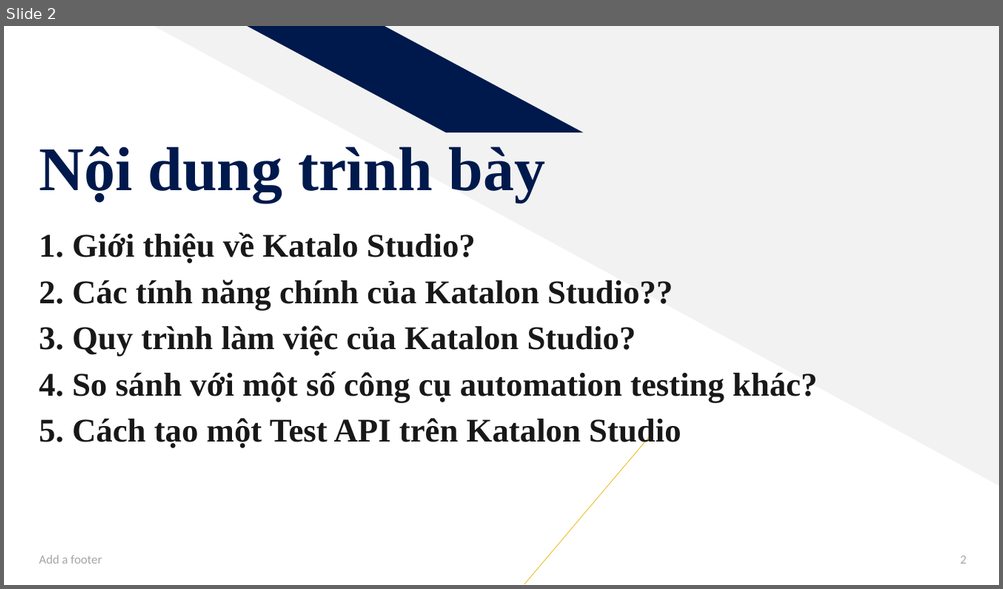
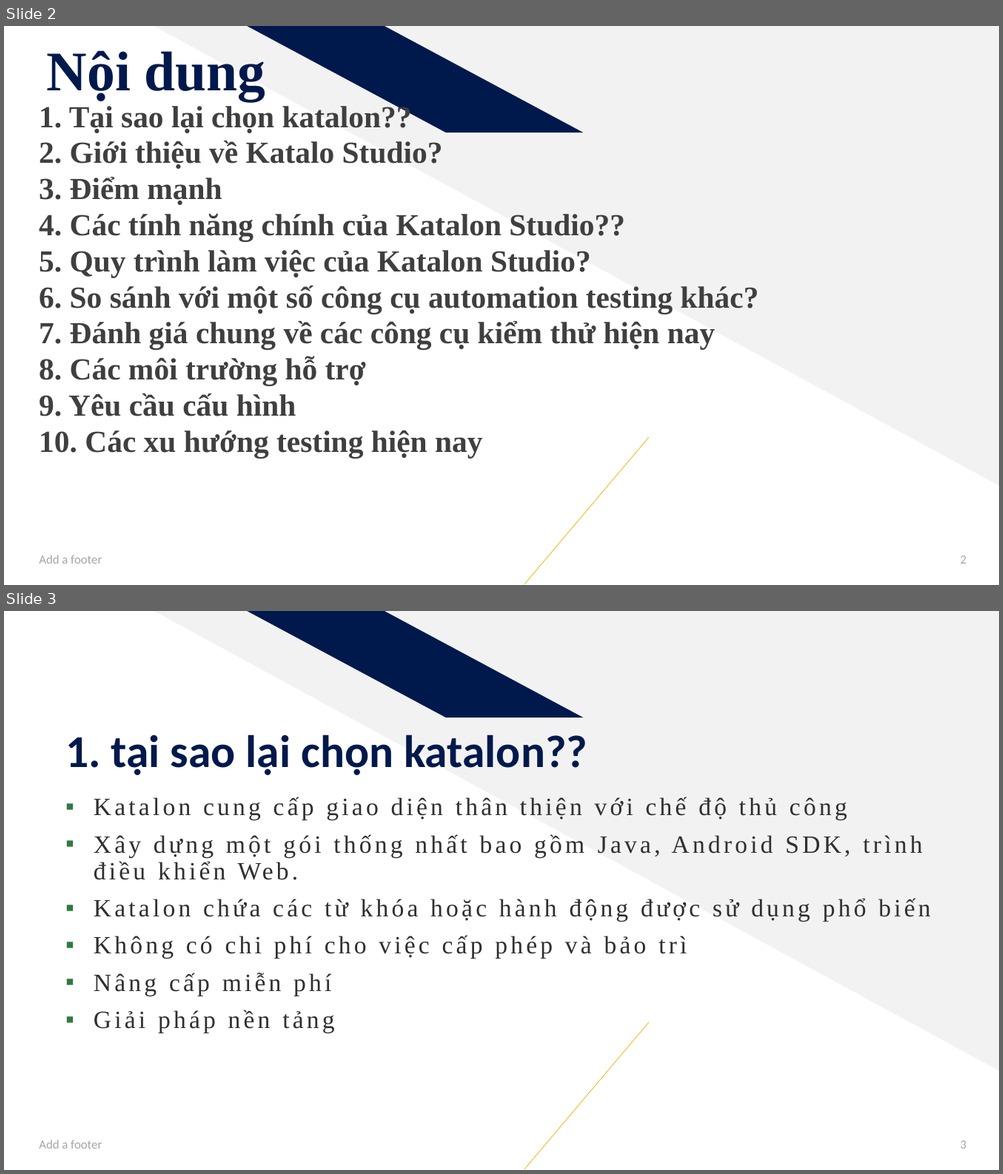
Before and after one commit to 0902535050/software_testing, a slide deck: Katalon-Studio-Testing API.pptx. Shown one above the other, each under a label of ours: slide 2 before the commit, slides 2 and 3 after it. The pictures are 1003x589 and 1003x1174 pixels, drawn with LibreOffice and Linux fonts; fonts in the diff are those of the drawing. Boxes give left, top, right and bottom in pixels: in the first picture for what was removed or moved away, otherwise in the second. Text is boxed around its words. In the diff, an @@ line names an element or a change of style, - is before the commit and + after.

```diff
--- a/Katalon-Studio-Testing API.pptx
+++ b/Katalon-Studio-Testing API.pptx
@@ slide 3 added at [4,611,999,1170], background #FFFFFF; not listed: 3 template elements that a slide beside it also shows @@
@@ title added at [65,735,587,775], 44 pt, text #00194C, bold @@
+1. tại sao lại chọn katalon??
@@ text added at [94,797,930,1034], 24 pt, text #2F2F2F @@
+▪ Katalon cung cấp giao diện thân thiện với chế độ thủ công
+▪ Xây dựng một gói thống nhất bao gồm Java, Android SDK, trình điều khiển Web.
+▪ Katalon chứa các từ khóa hoặc hành động được sử dụng phổ biến
+▪ Không có chi phí cho việc cấp phép và bảo trì
+▪ Nâng cấp miễn phí
+▪ Giải pháp nền tảng
@@ text added at [39,1140,102,1149], 12 pt, text #A5A5A5 @@
+Add a footer
@@ page number added at [960,1141,966,1149], 12 pt, text #A5A5A5 @@
+3
@@ slide 2 changed as well @@
@@ title at [47,50,266,102]: text changed; size 60 to 54 pt @@
-Nội dung trình bày
+Nội dung
@@ text at [39,103,759,458]: text changed; size 32 to 29.6 pt; text colour #181818 to #3F3F3F @@
-1. Giới thiệu về Katalo Studio?
-2. Các tính năng chính của Katalon Studio??
-3. Quy trình làm việc của Katalon Studio?
-4. So sánh với một số công cụ automation testing khác?
-5. Cách tạo một Test API trên Katalon Studio
+1. Tại sao lại chọn katalon??
+2. Giới thiệu về Katalo Studio?
+3. Điểm mạnh
+4. Các tính năng chính của Katalon Studio??
+5. Quy trình làm việc của Katalon Studio?
+6. So sánh với một số công cụ automation testing khác?
+7. Đánh giá chung về các công cụ kiểm thử hiện nay
+8. Các môi trường hỗ trợ
+9. Yêu cầu cấu hình
+10. Các xu hướng testing hiện nay
```
Also in this commit, not shown: 6 other slides changed, 6 other slides added, 7 slides removed.
